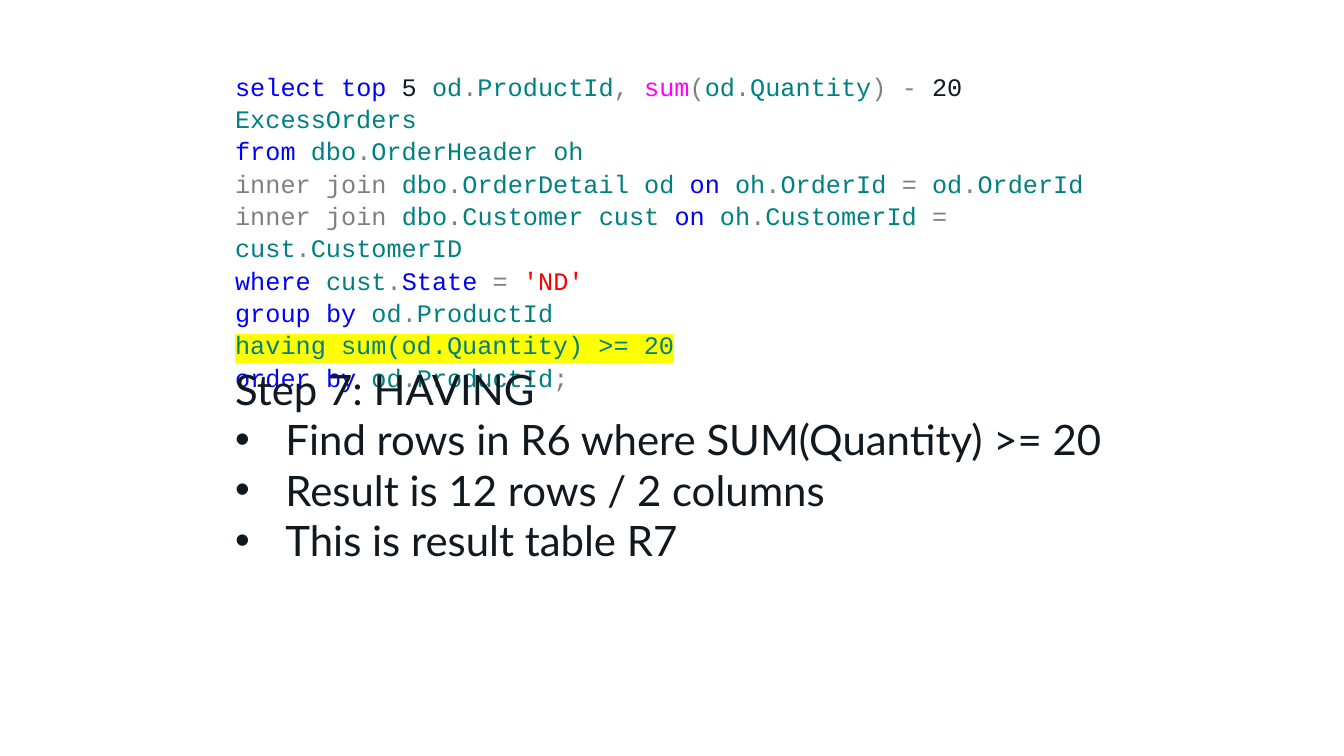
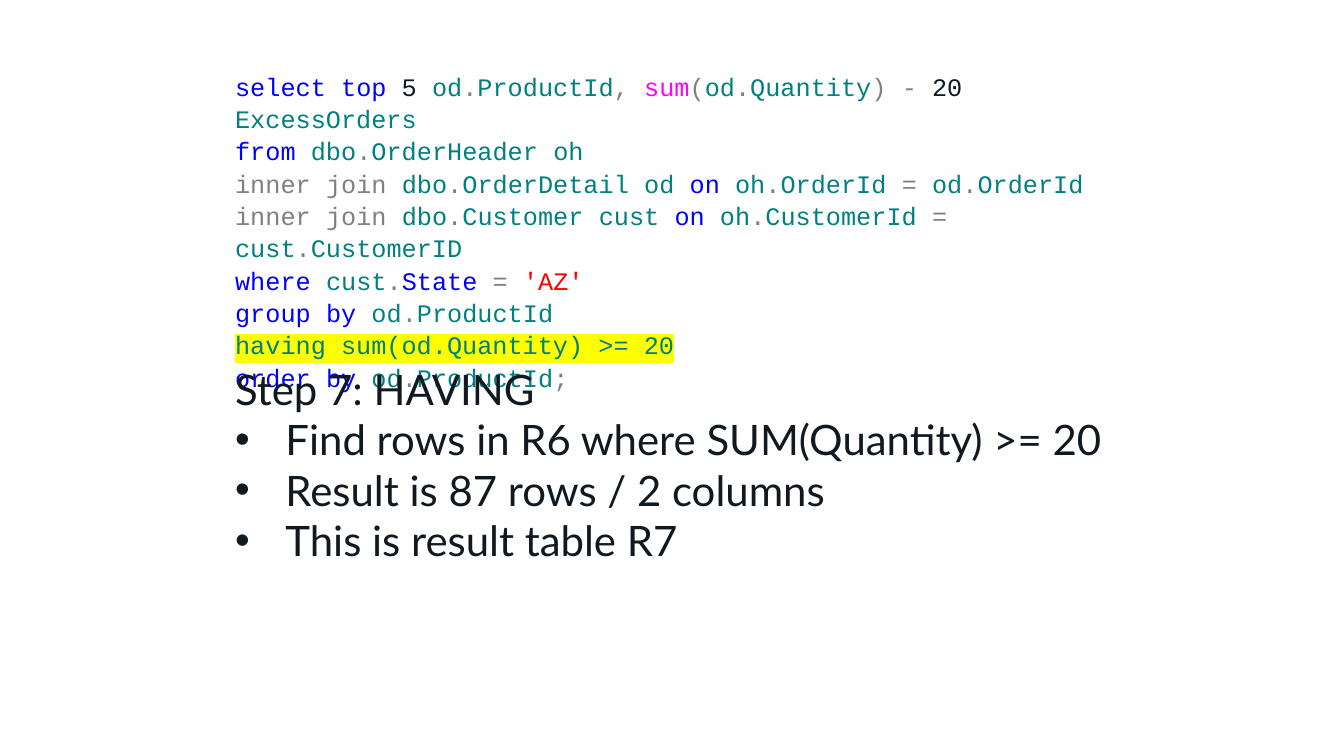
Before and after one commit to tf3604/OptimizerPresentation, a slide deck: slide 15 of Optimizer.pptx. Drawn at 1344x756 pixels with LibreOffice and Linux fonts; fonts in the diff are those of the drawing; background and template pictures are left out. Boxes give left, top, right and bottom in pixels: in the first picture for what was removed or moved away, otherwise in the second. Text is boxed around its words. In the diff, an @@ line names an element or a change of style, - is before the commit and + after.

```diff
--- a/Optimizer.pptx
+++ b/Optimizer.pptx
@@ text at (235,271,584,291): text changed @@
-where cust.State = 'ND'
+where cust.State = 'AZ'
@@ text at (285,475,825,507): text changed @@
-• Result is 12 rows / 2 columns
+• Result is 87 rows / 2 columns
```
Also in this commit, not shown: 14 other slides changed.
